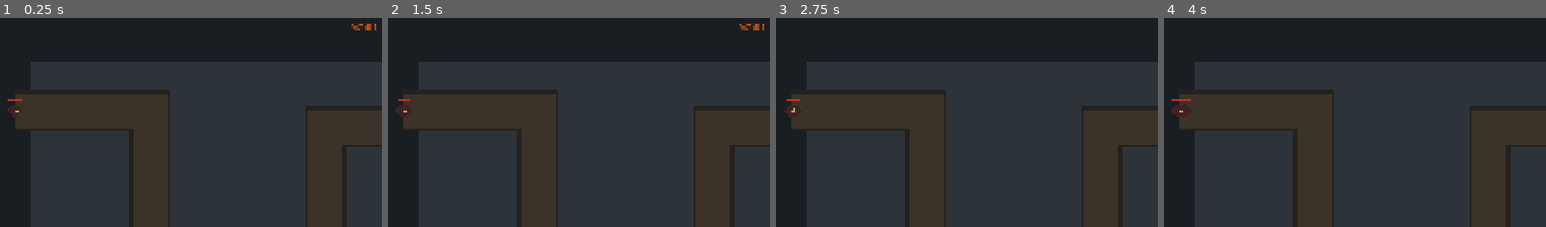
Above: before the commit, frames 1-4 (left to right).
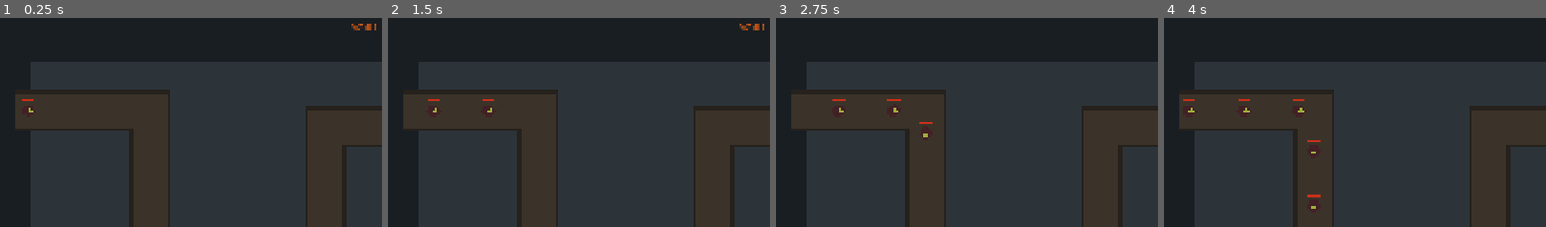
Above: after the commit, the same moments.

Repository: Auda29/TDG
Game: Godot game, scene res://scenes/bootstrap/game_root.tscn
Same seed, same stepped clock (60 frames per second), same inputs: the game is played once before the commit and once after it. This scene is started directly instead of the project's main scene.
Inputs:
- Up to frame 1 (0.25 s): no input
- Up to frame 2 (1.5 s): click "Auto Next Wave" at 0.5 s; click "Auto Next Wave" at 1.25 s
- Up to frame 3 (2.75 s): click "Musterline Redoubt (80)" at 2 s
- Up to frame 4 (4 s): click "Auric Sentinel Lancepost (210)" at 2.75 s; click "Musterline Redoubt (80)" at 3.5 s
The pictures show only the part of the screen within x 2-52%, y 0-50%; the shares and areas given below are measured in that part.

The runs differ from the first frame. In frame 1, 0.2% of the frame differs, in the area x 2-9%, y 38-48%; in frame 2, 0.2%; in frame 3, 0.3%; in frame 4, 0.4%, in the area x 2-41%, y 38-92%.

Commit message:
Add MVP content resources and enhance gameplay mechanics
Updated content-config.md to include new MVP tower and enemy resources, expanding the gameplay options. Enhanced mvp-derived content configurations to reflect the integration of MVP assets into the prototype, ensuring a cohesive gameplay experience. Improved localization in various scripts for better user accessibility and clarity. Adjusted tower and enemy attributes for balance and gameplay dynamics, contributing to a more engaging user experience.

Diff:
--- a/game/data/mvp/commander/legion_prefect.tres
+++ b/game/data/mvp/commander/legion_prefect.tres
@@ -9,12 +9,12 @@
 display_name = "Legion Prefect"
 display_name_de = "Legionspräfekt"
 short_description = "Standard support commander focused on focus fire and tower beacons."
-short_description_de = "Standard-Support-Commander für Fokusfeuer und Turm-Beacons."
+short_description_de = "Standard-Unterstützungs-Commander für Fokusfeuer und Turm-Leuchtfeuer."
 description = "A disciplined battlefield commander built to enhance tower placement and target focus without becoming a one-unit army. It is the clearest MVP commander for the prototype roster."
-description_de = "Ein disziplinierter Schlachtfeld-Commander, der Tower-Platzierung und Zielpriorisierung stärkt, ohne selbst zur Ein-Mann-Armee zu werden. Er ist die klarste MVP-Commander-Wahl für den Prototyp."
+description_de = "Ein disziplinierter Schlachtfeld-Commander, der Turmplatzierung und Zielpriorisierung stärkt, ohne selbst zur Ein-Mann-Armee zu werden. Er ist die klarste MVP-Commander-Wahl für den Prototyp."
 tags = PackedStringArray("commander", "support", "ballistic", "doctrine", "mvp")
-extra_stats = {"role": "support commander", "armor_rating": 3, "movement": 3.2, "dps": 58.0, "secondary_ability_name": …(252 unchanged characters)…
-move_speed = 3.2
+extra_stats = {"role": "support commander", "armor_rating": 3, "movement": 260.0, "dps": 58.0, "secondary_ability_name": …(252 unchanged characters)…
+move_speed = 260.0
 attack_range = 6.5
 fire_rate = 2.222222
 damage = 26.0
--- a/game/data/mvp/enemies/maw_colossus.tres
+++ b/game/data/mvp/enemies/maw_colossus.tres
@@ -15,7 +15,7 @@
 tags = PackedStringArray("boss", "colossal", "siege", "mvp")
 extra_stats = {"role": "boss / siege monster", "threat": 10, "bounty": 180, "special_rule": "Brood Call: summons 6 Scuttleborn at 80%, 60%, 40%, and 20% HP.", "rage_threshold": "Below 25% HP gains +20% movement."}
 max_health = 5200.0
-move_speed = 1.1
+move_speed = 74.0
 fortress_damage = 20
 credit_reward = 180
 armor = 8.0
--- a/game/data/mvp/enemies/razor_leaper.tres
+++ b/game/data/mvp/enemies/razor_leaper.tres
@@ -15,7 +15,7 @@
 tags = PackedStringArray("fast", "leaper", "assault", "mvp")
 extra_stats = {"role": "fast mover / gap punisher", "threat": 4, "bounty": 10, "special_rule": "Pounce: every 6s it jumps forward and ignores short slow effects."}
 max_health = 95.0
-move_speed = 5.2
+move_speed = 220.0
 fortress_damage = 2
 credit_reward = 10
 armor = 1.0
--- a/game/data/mvp/enemies/scuttleborn-mvp.tres
+++ b/game/data/mvp/enemies/scuttleborn-mvp.tres
@@ -15,7 +15,7 @@
 tags = PackedStringArray("swarm", "light", "organic", "mvp")
 extra_stats = {"role": "standard swarm enemy", "threat": 2, "bounty": 5, "special_rule": "Appears frequently in groups of 8 to 20 units."}
 max_health = 40.0
-move_speed = 3.6
+move_speed = 145.0
 fortress_damage = 1
 credit_reward = 5
 armor = 0.0
--- a/game/data/mvp/enemies/shellback_brute-mvp.tres
+++ b/game/data/mvp/enemies/shellback_brute-mvp.tres
@@ -15,7 +15,7 @@
 tags = PackedStringArray("armored", "brute", "frontline", "mvp")
 extra_stats = {"role": "tank / front breaker", "threat": 7, "bounty": 28, "special_rule": "Bulwark Carapace: takes 20% less damage from flame and light projectile sources."}
 max_health = 520.0
-move_speed = 1.6
+move_speed = 92.0
 fortress_damage = 5
 credit_reward = 28
 armor = 6.0
--- a/game/data/mvp/enemies/spore_herald.tres
+++ b/game/data/mvp/enemies/spore_herald.tres
@@ -15,7 +15,7 @@
 tags = PackedStringArray("support", "spore", "buffer", "mvp")
 extra_stats = {"role": "support buffer", "threat": 6, "bounty": 18, "special_rule": "Spore Burst Aura: nearby enemies regenerate 8 HP/s or gain +20% movement, depending on encounter setup."}
 max_health = 180.0
-move_speed = 2.0
+move_speed = 108.0
 fortress_damage = 2
 credit_reward = 18
 armor = 1.0
--- a/game/data/mvp/towers/auric_sentinel_lancepost.tres
+++ b/game/data/mvp/towers/auric_sentinel_lancepost.tres
@@ -16,7 +16,7 @@
 tags = PackedStringArray("elite", "precision", "anti-armor", "anti-boss", "mvp")
 extra_stats = {"role": "anti-armor / elite killer", "dps": 80.0, "armor_pressure": "very high", "target_modes": PackedStringArray("Strongest", "Elite", "Boss"), "special_rule": "Priority Lance: +35% damage against elite and boss targets."}
 tower_cost = 210
-attack_range = 8.5
+attack_range = 204.0
 fire_rate = 0.5
 damage = 160.0
 turn_speed = 9.0
--- a/game/data/mvp/towers/cogforged_relay_spire.tres
+++ b/game/data/mvp/towers/cogforged_relay_spire.tres
@@ -16,7 +16,7 @@
 tags = PackedStringArray("support", "scan", "arc", "utility", "mvp")
 extra_stats = {"role": "support / scan", "dps": 14.0, "aura_radius": 5.5, "armor_pressure": "low", "target_modes": PackedStringArray("nearest target"), "special_rule": "Relay Field: nearby towers gain +12% attack speed and +10% targeting; stealth and burrow targets are revealed in the aura."}
 tower_cost = 160
-attack_range = 6.0
+attack_range = 144.0
 fire_rate = 1.428571
 damage = 10.0
 turn_speed = 10.0
--- a/game/data/mvp/towers/musterline_redoubt.tres
+++ b/game/data/mvp/towers/musterline_redoubt.tres
@@ -16,7 +16,7 @@
 tags = PackedStringArray("ballistic", "infantry", "core", "generalist", "mvp")
 extra_stats = {"role": "cheap generalist", "dps": 34.0, "armor_pressure": "low", "target_modes": PackedStringArray("First", "Nearest"), "special_rule": "Formation Link: +5% attack speed per adjacent Musterline Redoubt, max 3 stacks."}
 tower_cost = 80
-attack_range = 7.5
+attack_range = 180.0
 fire_rate = 2.857143
 damage = 12.0
 turn_speed = 12.0
--- a/game/data/mvp/towers/pyre_chapel_array.tres
+++ b/game/data/mvp/towers/pyre_chapel_array.tres
@@ -16,7 +16,7 @@
 tags = PackedStringArray("flame", "aoe", "short-range", "anti-swarm", "mvp")
 extra_stats = {"role": "anti-swarm / choke tower", "dps": 90.0, "armor_pressure": "low", "attack_shape": "cone", "target_modes": PackedStringArray("densest group", "nearest in cone"), "special_rule": "Lingering Burn: 8 burn DPS for 2.5s, refreshed on hit."}
 tower_cost = 130
-attack_range = 3.8
+attack_range = 91.2
 fire_rate = 5.0
 damage = 18.0
 turn_speed = 14.0
--- a/game/data/mvp/towers/reliquary_bombard.tres
+++ b/game/data/mvp/towers/reliquary_bombard.tres
@@ -16,7 +16,7 @@
 tags = PackedStringArray("artillery", "explosive", "indirect", "aoe", "mvp")
 extra_stats = {"role": "indirect fire / aoe", "single_target_dps": 40.0, "direct_damage": 120.0, "splash_damage": 60.0, "splash_radius": 2.2, "target_modes": PackedStringArray("largest group", "marked zone"), "special_rule": "Buried Coordinates: +25% accuracy against marked or slowed groups."}
 tower_cost = 190
-attack_range = 11.5
+attack_range = 276.0
 fire_rate = 0.333333
 damage = 120.0
 turn_speed = 5.5
--- a/game/scripts/core/run_state.gd
+++ b/game/scripts/core/run_state.gd
@@ -51,15 +51,15 @@
 		"selected_tower": "Ausgewählter Turm", "defense_unit": "Verteidigungseinheit", "no_tower_selected": "Kein Turm ausgewählt", "targeting": "◎ Zielmodus",
 		"build": "Bauen", "wave_control": "Wellensteuerung", "tower_actions": "Turmaktionen", "upgrade_slots": "Upgrade-Slots …(182 unchanged characters)…
 		"credits": "Credits: %d", "wave": "Welle: %d", "base_hp": "Basis-HP: %d", "resume": "Fortsetzen", "pause": "Pause", "restart_run": "Run neu starten", "return_to_menu": "Zurück zum Menü", "continue_free_mode": "Freien Modus fortsetzen",
-		"victory": "SIEG", "game_over": "GAME OVER", "target_secured": "Ziel gesichert", "base_integrity_collapsed": "Basisintegrität zusammengebrochen", "victory_hint": "Freien Modus fortsetzen, neu starten oder zum Menü zurückkehren", "defeat_hint": "Drücke R, starte neu oder kehre zum Menü zurück",
-		"ready": "Bereit", "blocked_outside_build_zone": "Blockiert: außerhalb der Bauzone", "blocked_lane": "Blockiert: zu nah an der Lane", "blocked_tower": "Blockiert: zu nah an einem Turm", "blocked_credits": "Blockiert: nicht genug Credits", "blocked": "Blockiert",
+		"victory": "SIEG", "game_over": "NIEDERLAGE", "target_secured": "Ziel gesichert", "base_integrity_collapsed": "Basisintegrität zusammengebrochen", "victory_hint": "Freien Modus fortsetzen, neu starten oder zum Menü zurückkehren", "defeat_hint": "Drücke R, starte neu oder kehre zum Menü zurück",
+		"ready": "Bereit", "blocked_outside_build_zone": "Blockiert: außerhalb der Bauzone", "blocked_lane": "Blockiert: zu nah am Pfad", "blocked_tower": "Blockiert: zu nah an einem Turm", "blocked_credits": "Blockiert: nicht genug Credits", "blocked": "Blockiert",
 		"not_enough_credits": "Nicht genug Credits", "tower_placed": "Turm platziert", "commander_repositioned": "Commander verlegt", "base_hit": "Basis getroffen -%d", "credits_gain": "+%d Credits", "overwatch_active": "Overwatch aktiv",
 		"boss_approaching": "[!!!] BOSS NÄHERT SICH", "boss_enter_lane": "Belagerer-Klasse betritt die Lane", "boss_priority": "[BOSS] Prioritätsziel in der Lane", "elite_contact": "[!] ELITEKONTAKT", "elite_enter_lane": "Shellback-Brute betritt die Lane", "elite_pressure": "[BRUTE] Elitedruck erkannt",
-		"boss_terminated": "BOSS ELIMINIERT", "boss_neutralized": "Belagerer neutralisiert", "boss_clear": "[CLEAR] Boss-Signal eliminiert", "fortress_lost": "FESTUNG VERLOREN", "run_over_restart": "Run vorbei - drücke R zum Neustart", "failure_base": "[FAILURE] Basisintegrität zusammengebrochen",
+		"boss_terminated": "BOSS ELIMINIERT", "boss_neutralized": "Belagerer neutralisiert", "boss_clear": "[KLAR] Boss-Signal eliminiert", "fortress_lost": "FESTUNG VERLOREN", "run_over_restart": "Run vorbei - drücke R zum Neustart", "failure_base": "[FEHLSCHLAG] Basisintegrität zusammengebrochen",
 		"objective_secured": "ZIEL GESICHERT", "target_wave_cleared": "Zielwelle %d geschafft - Freier Modus freigeschaltet", …(258 unchanged characters)…
 		"tower_selected": "Turm ausgewählt", "targeting_mode": "Zielmodus: %s", "tower_sold": "Turm verkauft +%d", "commander …(202 unchanged characters)…
 		"free_mode_banner": "FREIER MODUS", "free_mode_continue": "Ziel erfüllt - Überleben kann unbegrenzt weitergehen", "free_mode_manual": "Ziel erfüllt - starte die nächste Welle, wenn du bereit bist",
-		"line_defense": "Linienverteidigung", "siege_battery": "Belagerungsbatterie", "tower_control": "%s Steuerung", "sell_tower": "Turm verkaufen (+%d)", "tower_stats": "Schaden: %.1f\nDPS: %.1f\nVerursachter Schaden: %.0f\nKills: %d\nReichweite: %.0f\nFeuerrate: %.2f\nVerkaufswert: +%d",
+		"line_defense": "Linienverteidigung", "siege_battery": "Belagerungsbatterie", "tower_control": "%s Steuerung", "sell_tower": "Turm verkaufen (+%d)", "tower_stats": "Schaden: %.1f\nDPS: %.1f\nVerursachter Schaden: %.0f\nAbschüsse: %d\nReichweite: %.0f\nFeuerrate: %.2f\nVerkaufswert: +%d",
 		"settings": "Einstellungen", "master_volume": "Master-Lautstärke", "music_volume": "Musik-Lautstärke", "sfx_volume": "SFX-Lautstärke", "fullscreen": "Vollbild", "apply": "Anwenden", "close": "Schließen", "locked_requires": "Gesperrt: benötigt Sieg auf %s",
 	},
 }
--- a/game/scripts/gameplay/towers/basic_tower.gd
+++ b/game/scripts/gameplay/towers/basic_tower.gd
@@ -9,11 +9,11 @@
 
 const TARGETING_MODES := ["first", "closest", "strongest", "last", "boss_focus"]
 const TARGETING_LABELS := {
-	"first": "First",
-	"closest": "Closest",
-	"strongest": "Strongest",
-	"last": "Last",
-	"boss_focus": "Boss-Focus",
+	"first": {"en": "First", "de": "Erster"},
+	"closest": {"en": "Closest", "de": "Nächster"},
+	"strongest": {"en": "Strongest", "de": "Stärkster"},
+	"last": {"en": "Last", "de": "Letzter"},
+	"boss_focus": {"en": "Boss-Focus", "de": "Boss-Fokus"},
 }
 
 var _cooldown: float = 0.0
@@ -283,7 +283,11 @@
 	queue_redraw()
 
 func get_targeting_mode_label() -> String:
-	return TARGETING_LABELS.get(_targeting_mode, "First")
+	var localized_label: Variant = TARGETING_LABELS.get(_targeting_mode, {"en": "First", "de": "Erster"})
+	if localized_label is Dictionary:
+		var language := RunState.menu_language if Engine.has_singleton("RunState") else "en"
+		return String(localized_label.get(language, localized_label.get("en", "First")))
+	return String(localized_label)
 
 func get_ui_display_name() -> String:
 	if tower_data != null:
--- a/game/scripts/ui/start_menu.gd
+++ b/game/scripts/ui/start_menu.gd
@@ -89,7 +89,7 @@
 		"sfx_volume": "SFX-Lautstärke",
 		"fullscreen": "Vollbild",
 		"content_browser": "MVP-Inhaltsbrowser", "content_towers": "Türme", "content_commander": "Commander", "content_enemies": "Gegner", "content_prev": "Zurück", "content_next": "Weiter",
-		"commander_select_title": "Commander wählen", "commander_s …(450 unchanged characters)… "stat_damage": "Schaden", "stat_rate": "Rate", "stat_range": "Reichweite", "stat_formation_link": "Formationslink", "stat_priority_damage": "Prioritätsschaden", "stat_splash": "Flächenschaden", "stat_relay_aura": "Relais-Aura", "stat_rule": "Regel", "stat_tags": "Tags", "stat_health": "Leben", "stat_speed": …(277 unchanged characters)…
+		"commander_select_title": "Commander wählen", "commander_s …(450 unchanged characters)… "stat_damage": "Schaden", "stat_rate": "Feuerrate", "stat_range": "Reichweite", "stat_formation_link": "Formationslink", "stat_priority_damage": "Prioritätsschaden", "stat_splash": "Flächenschaden", "stat_relay_aura": "Relais-Aura", "stat_rule": "Regel", "stat_tags": "Merkmale", "stat_health": "Leben", "stat_speed": …(277 unchanged characters)…
 	},
 }
 
@@ -595,8 +595,9 @@
 		"standard swarm enemy": "Standard-Schwarmgegner",
 		"fast mover / gap punisher": "Schneller Durchbrecher",
 		"tank / front breaker": "Tank / Frontbrecher",
-		"support buffer": "Support-Verstärker",
+		"support buffer": "Unterstützungs-Verstärker",
 		"boss / siege monster": "Boss / Belagerungsmonster",
+		"support commander": "Unterstützungs-Commander",
 	}
 	return String(localized_roles.get(role.to_lower(), role.replace("_", " ").capitalize()))
 
Not shown, changed: docs/content-config.md
Not shown, changed: docs/mvp-derived-content-configs.md
